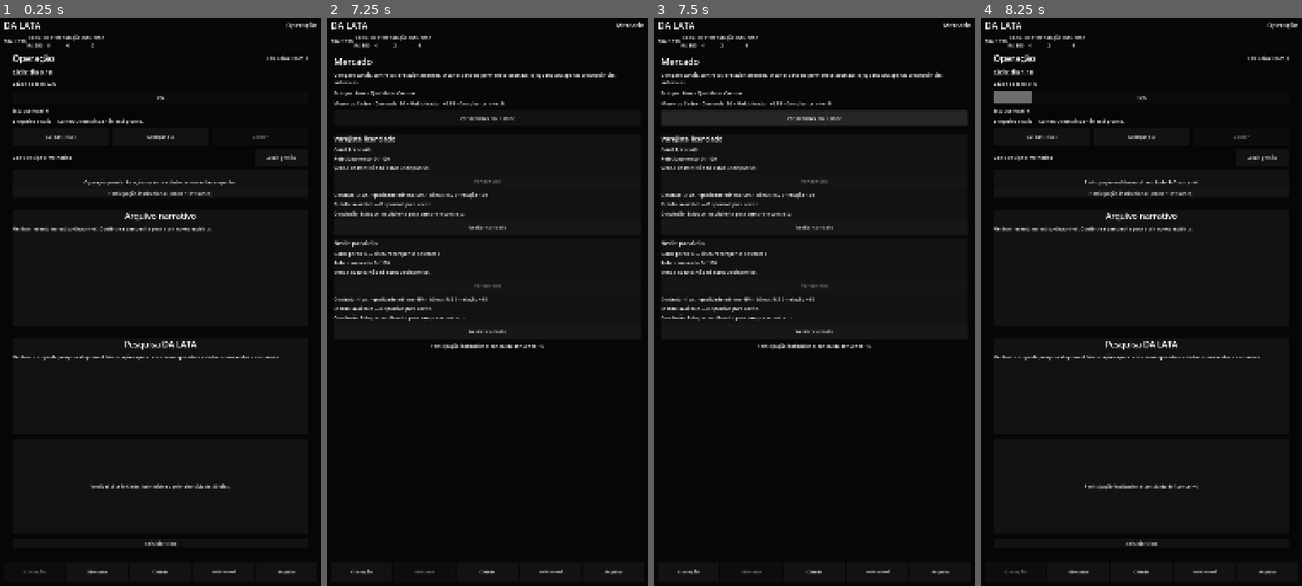
Above: before the commit, frames 1-4 (left to right).
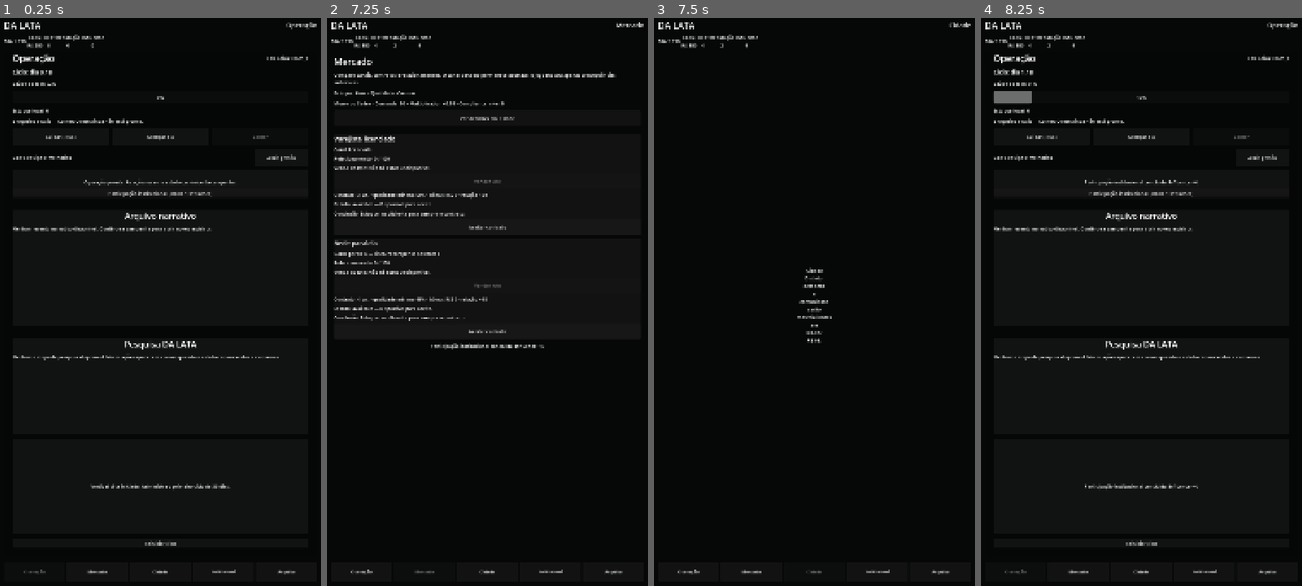
Above: after the commit, the same moments.

Repository: az1nn/growing-rio
Game: Godot game, scene res://scenes/shell/game_shell.tscn
Two runs of this game, one before a commit and one after it. Both use one fixed random seed, a clock stepped at 60 frames per second and the inputs below.
Inputs:
- Up to frame 1 (0.25 s): no input
- Up to frame 2 (7.25 s): click "Reiniciar ciclo" at 0.5 s; click "Reiniciar ciclo" at 1.25 s; click "Reiniciar ciclo" at 2 s; click "Cuidar (-R$5)" at 2.75 s; click "Avançar dia" at 3.5 s; click "Abrir gestão" at 4.25 s; click "Fechar gestão" at 5 s; click "Participação institucional (-…" at 5.75 s; click "Mercado" at 6.5 s
- Up to frame 3 (7.5 s): click "Ver detalhes em Cidade" at 7.25 s
- Up to frame 4 (8.25 s): click "Operação" at 8 s

Frames 1-2 are identical in both runs. In frame 3, 6.5% of the frame differs, in the area x 2-99%, y 0-98%; in frame 4, nothing differs.

Commit message:
feat(rb-07): wire Market to City navigation

Diff:
--- a/scenes/shell/game_shell.gd
+++ b/scenes/shell/game_shell.gd
@@ -53,6 +53,11 @@
 
 func _ready() -> void:
     game_state.state_changed.connect(_refresh_global_status)
+    if market_surface.has_signal("city_requested"):
+        market_surface.connect(
+            "city_requested",
+            Callable(self, "_on_market_city_requested"),
+        )
     get_viewport().size_changed.connect(_on_viewport_size_changed)
     _refresh_global_status()
     apply_layout_for_size(get_viewport_rect().size)
@@ -189,3 +194,7 @@
 
 func _on_archive_pressed() -> void:
     navigate_to(DESTINATION_ARCHIVE)
+
+
+func _on_market_city_requested() -> void:
+    navigate_to(DESTINATION_CITY)
